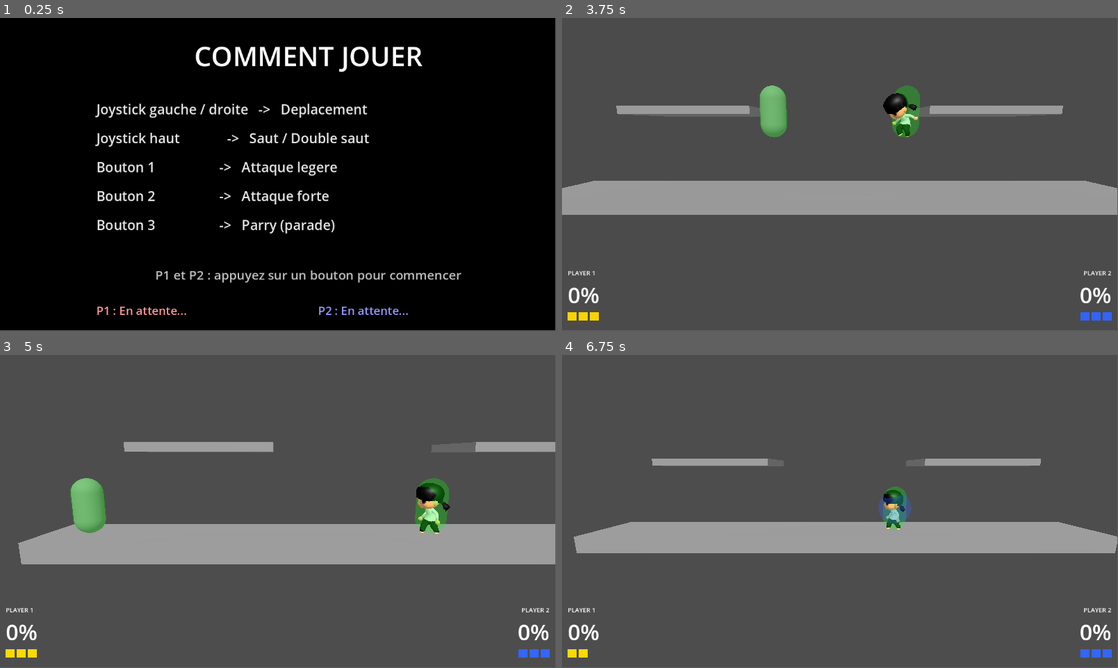
Above: before the commit, frames 1-4 (two rows, left to right).
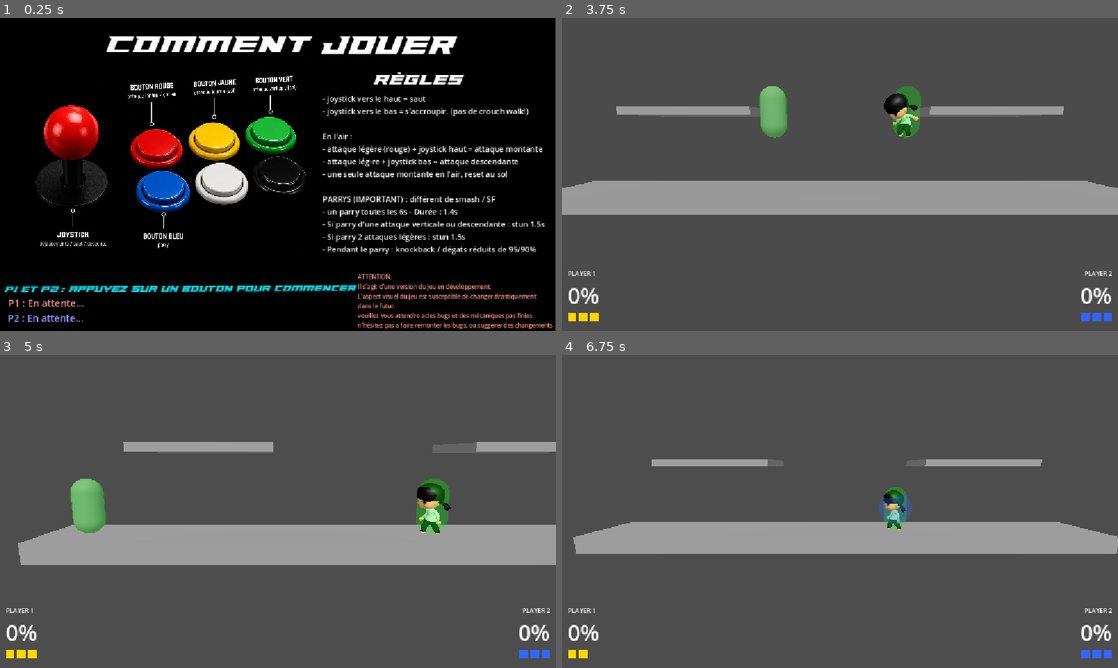
Above: after the commit, the same moments.

Repository: jesuisviko/SmashArcade
Game: Godot game, scene res://scenes/ui/how_to_play.tscn
Same seed, same stepped clock (60 frames per second), same inputs: the game is played once before the commit and once after it. This scene is started directly instead of the project's main scene.
Inputs:
- Up to frame 1 (0.25 s): no input
- Up to frame 2 (3.75 s): tap Enter at 0.5, 2 s; hold D (p1_right) 0.53-1.28 s; tap E (p1_attack_light) at 0.6 s; tap Space (p1_parry) at 1.25, 2.1, 2.75 s; hold S (p1_down) 1.28-2.03 s; tap R (p1_attack_strong) at 1.35 s; hold D (p1_right) 2.03-2.78 s; hold W (p1_up) 2.78-3.53 s; tap Keypad 1 (p2_attack_light) at 2.85 s; hold A (p1_left) from 3.53 s (still down); tap Keypad 2 (p2_attack_strong) at 3.6 s
- Up to frame 3 (5 s): keep holding A (p1_left); tap Down (p2_down) at 4.35 s
- Up to frame 4 (6.75 s): release A (p1_left) at 5.03 s; hold S (p1_down) 5.03-5.78 s; tap Left (p2_left) at 5.1 s; hold D (p1_right) 5.78-6.53 s; tap Keypad 0 (p2_parry) at 5.85 s; hold W (p1_up) from 6.53 s (still down); tap Right (p2_right) at 6.6 s
The window is 799x449 before the commit and 800x450 after it. Grey fills any space a smaller window leaves; there, only what the larger window draws over its background counts as a difference.

The runs differ from the first frame. In frame 1, 21% of the frame differs, in the area x 0-100%, y 0-100%; in frame 2, 0.8%; in frame 3, 1.0%; in frame 4, 0.9%.

Commit message:
UPDATE : how to play / Optimisations
refonte de l'écran "tutoriel", avec des touches et leur fonction dans une illustration couleur.

Ajout des explications / règles du gameplay

Ajout d'une petite animation dans le texte d'attente, qui a le nombre de petits points qui varient.

ajout du disclaimer que le jeu est loin d'être fini.

MODIFICATIONS :

- retrait de fonctions d'anti aliasing, de filtrage a textures, et réduction de la qualité des ombres. (légères optimisations)

- le jeu sera en 648p résolution interne. le rendu sera fullscreen streched, donc ce ne sera pas fenêtré.

minuscules optimisations, mais un petit début.

PROCHAINs AJOUTs :
- touches pour faire fonctionner sur la borne
- ajout d'animations pour LE perso
- ajout d'une map basique.

Diff:
--- a/project.godot
+++ b/project.godot
@@ -22,6 +22,10 @@
 CombatSystem="*res://scripts/systems/combat_system.gd"
 GameManager="*res://scripts/systems/game_manager.gd"
 SceneTransition="*res://scripts/systems/scene_transition.gd"
+
+[display]
+
+window/stretch/mode="canvas_items"
 
 [input]
 
@@ -108,5 +112,16 @@
 
 [rendering]
 
+occlusion_culling/bvh_build_quality=0
 renderer/rendering_method="gl_compatibility"
 renderer/rendering_method.mobile="gl_compatibility"
+lights_and_shadows/directional_shadow/16_bits=false
+lights_and_shadows/positional_shadow/soft_shadow_filter_quality=0
+anti_aliasing/screen_space_roughness_limiter/enabled=false
+global_illumination/sdfgi/probe_ray_count=0
+lights_and_shadows/positional_shadow/atlas_size=512
+lights_and_shadows/positional_shadow/atlas_size.mobile=256
+lights_and_shadows/positional_shadow/atlas_quadrant_0_subdiv=1
+lights_and_shadows/positional_shadow/atlas_quadrant_1_subdiv=1
+lights_and_shadows/positional_shadow/atlas_quadrant_2_subdiv=2
+lights_and_shadows/positional_shadow/atlas_quadrant_3_subdiv=3
--- a/scenes/ui/how_to_play.tscn
+++ b/scenes/ui/how_to_play.tscn
@@ -1,92 +1,105 @@
-[gd_scene load_steps=2 format=3 uid="uid://dkb18hoh567yw"]
+[gd_scene load_steps=4 format=3 uid="uid://dkb18hoh567yw"]
 
-[ext_resource type="Script" path="res://scripts/ui/how_to_play.gd" id="1_script"]
+[ext_resource type="Script" uid="uid://b4a35vpty73km" path="res://scripts/ui/how_to_play.gd" id="1_script"]
+[ext_resource type="FontFile" uid="uid://daiq6mvi34acu" path="res://assets/textures/ui/paladins.ttf" id="2_svix1"]
+[ext_resource type="Texture2D" uid="uid://bs66s8c0qhu23" path="res://assets/textures/ui/HOW_TO_PLAY.png" id="3_image"]
 
 [node name="HowToPlay" type="Node2D"]
 script = ExtResource("1_script")
 
 [node name="Background" type="ColorRect" parent="."]
-offset_right = 1280.0
-offset_bottom = 720.0
+offset_right = 1149.0
+offset_bottom = 648.0
 color = Color(0, 0, 0, 1)
 
 [node name="TitleLabel" type="Label" parent="."]
-offset_left = 0.0
-offset_top = 40.0
-offset_right = 1280.0
-offset_bottom = 120.0
+offset_left = 1.0
+offset_top = 27.0
+offset_right = 1148.0
+offset_bottom = 107.0
+theme_override_colors/font_color = Color(1, 1, 1, 1)
+theme_override_fonts/font = ExtResource("2_svix1")
+theme_override_font_sizes/font_size = 56
+text = "COMMENT JOUER"
 horizontal_alignment = 1
-theme_override_font_sizes/font_size = 56
-theme_override_colors/font_color = Color(1, 1, 1, 1)
-text = "COMMENT JOUER"
 
-[node name="Row0" type="Label" parent="."]
-offset_left = 200.0
-offset_top = 170.0
-offset_right = 1080.0
-offset_bottom = 210.0
-theme_override_font_sizes/font_size = 28
-theme_override_colors/font_color = Color(0.9, 0.9, 0.9, 1)
-text = "Joystick gauche / droite   ->   Deplacement"
-
-[node name="Row1" type="Label" parent="."]
-offset_left = 200.0
-offset_top = 230.0
-offset_right = 1080.0
-offset_bottom = 270.0
-theme_override_font_sizes/font_size = 28
-theme_override_colors/font_color = Color(0.9, 0.9, 0.9, 1)
-text = "Joystick haut              ->   Saut / Double saut"
-
-[node name="Row2" type="Label" parent="."]
-offset_left = 200.0
-offset_top = 290.0
-offset_right = 1080.0
-offset_bottom = 330.0
-theme_override_font_sizes/font_size = 28
-theme_override_colors/font_color = Color(0.9, 0.9, 0.9, 1)
-text = "Bouton 1                   ->   Attaque legere"
-
-[node name="Row3" type="Label" parent="."]
-offset_left = 200.0
-offset_top = 350.0
-offset_right = 1080.0
-offset_bottom = 390.0
-theme_override_font_sizes/font_size = 28
-theme_override_colors/font_color = Color(0.9, 0.9, 0.9, 1)
-text = "Bouton 2                   ->   Attaque forte"
-
-[node name="Row4" type="Label" parent="."]
-offset_left = 200.0
-offset_top = 410.0
-offset_right = 1080.0
-offset_bottom = 450.0
-theme_override_font_sizes/font_size = 28
-theme_override_colors/font_color = Color(0.9, 0.9, 0.9, 1)
-text = "Bouton 3                   ->   Parry (parade)"
+[node name="HowToPlayImage" type="TextureRect" parent="."]
+offset_left = 40.0
+offset_top = 35.0
+offset_right = 650.0
+offset_bottom = 563.0
+texture = ExtResource("3_image")
+expand_mode = 1
+stretch_mode = 5
 
 [node name="PromptLabel" type="Label" parent="."]
-offset_left = 0.0
-offset_top = 515.0
-offset_right = 1280.0
-offset_bottom = 560.0
+offset_left = -258.0
+offset_top = 554.00006
+offset_right = 1000.17346
+offset_bottom = 599.00006
+rotation = -0.0036632258
+theme_override_colors/font_color = Color(0, 0.8509804, 0.89411765, 1)
+theme_override_fonts/font = ExtResource("2_svix1")
+theme_override_font_sizes/font_size = 18
+text = "P1 et P2 : appuyez sur un bouton pour commencer"
 horizontal_alignment = 1
-theme_override_font_sizes/font_size = 26
-theme_override_colors/font_color = Color(0.75, 0.75, 0.75, 1)
-text = "P1 et P2 : appuyez sur un bouton pour commencer"
 
 [node name="P1Ready" type="Label" parent="."]
-offset_left = 200.0
-offset_top = 590.0
-offset_right = 620.0
-offset_bottom = 630.0
-theme_override_font_sizes/font_size = 24
+offset_left = 17.0
+offset_top = 576.0
+offset_right = 180.0
+offset_bottom = 604.0
+theme_override_font_sizes/font_size = 20
 text = "P1 : En attente..."
 
 [node name="P2Ready" type="Label" parent="."]
-offset_left = 660.0
-offset_top = 590.0
-offset_right = 1080.0
-offset_bottom = 630.0
-theme_override_font_sizes/font_size = 24
+offset_left = 16.0
+offset_top = 607.0
+offset_right = 199.0
+offset_bottom = 635.0
+theme_override_font_sizes/font_size = 20
 text = "P2 : En attente..."
+
+[node name="Règles" type="Label" parent="."]
+offset_left = 668.0
+offset_top = 155.0
+offset_right = 1129.0
+offset_bottom = 507.0
+text = "- joystick vers le haut = saut
+- joystick vers le bas = s'accroupir. (pas de crouch walk!)
+
+En l'air :
+- attaque légère (rouge) + joystick haut = attaque montante
+- attaque lég-re + joystick bas = attaque descendante
+- une seule attaque montante en l'air, reset au sol
+
+PARRYS (IMPORTANT) : différent de smash / SF
+- un parry toutes les 6s - Durée : 1.4s
+- Si parry d'une attaque verticale ou descendante : stun 1.5s
+- Si parry 2 attaques légères : stun 1.5s
+- Pendant le parry : knockback / dégats réduits de 95/90%
+"
+
+[node name="règles_title" type="Label" parent="."]
+offset_left = 770.0
+offset_top = 111.0
+offset_right = 1148.0
+offset_bottom = 174.0
+theme_override_fonts/font = ExtResource("2_svix1")
+theme_override_font_sizes/font_size = 32
+text = "règles"
+
+[node name="disclaimer" type="Label" parent="."]
+offset_left = 741.0
+offset_top = 528.0
+offset_right = 1145.0
+offset_bottom = 665.0
+theme_override_colors/font_color = Color(1, 0.602556, 0.5189755, 1)
+theme_override_font_sizes/font_size = 12
+text = "ATTENTION.
+Il s'agit d'une version du jeu en développement.
+L'aspect visuel du jeu est susceptible de changer drastiquement
+dans le futur.
+veuillez vous attendre a des bugs et des mécaniques pas finies.
+n'hésitez pas a faire remonter les bugs, ou suggérer des changements
+"
--- a/scripts/ui/how_to_play.gd
+++ b/scripts/ui/how_to_play.gd
@@ -5,14 +5,16 @@
 @onready var _p1_ready_label : Label = $P1Ready
 @onready var _p2_ready_label : Label = $P2Ready
 
-var _p1_ready : bool = false
-var _p2_ready : bool = false
+var _p1_ready  : bool  = false
+var _p2_ready  : bool  = false
+var _dot_timer : float = 0.0
+var _dot_count : int   = 0
 
 func _ready() -> void:
 	_p1_ready_label.add_theme_color_override("font_color", Color(1.0, 0.6, 0.6))
 	_p2_ready_label.add_theme_color_override("font_color", Color(0.6, 0.6, 1.0))
 
-func _process(_delta: float) -> void:
+func _process(delta: float) -> void:
 	if not _p1_ready and _any_just_pressed(1):
 		_p1_ready = true
 		_p1_ready_label.text = "P1 : PRÊT  ✓"
@@ -24,6 +26,16 @@
 	if _p1_ready and _p2_ready:
 		get_node("/root/SceneTransition").transition_to(SCENE_NEXT)
 
+	_dot_timer += delta
+	if _dot_timer >= 0.5:
+		_dot_timer = 0.0
+		_dot_count = (_dot_count + 1) % 4
+		var dots   := ".".repeat(_dot_count)
+		if not _p1_ready:
+			_p1_ready_label.text = "P1 : en attente" + dots
+		if not _p2_ready:
+			_p2_ready_label.text = "P2 : en attente" + dots
+
 func _any_just_pressed(player_id: int) -> bool:
 	var prefix := "p%d_" % player_id
 	for suffix in ["attack_light", "attack_strong", "parry"]:
Binary file added: assets/textures/ui/HOW_TO_PLAY.png
Not shown, added: assets/textures/ui/HOW_TO_PLAY.png.import
